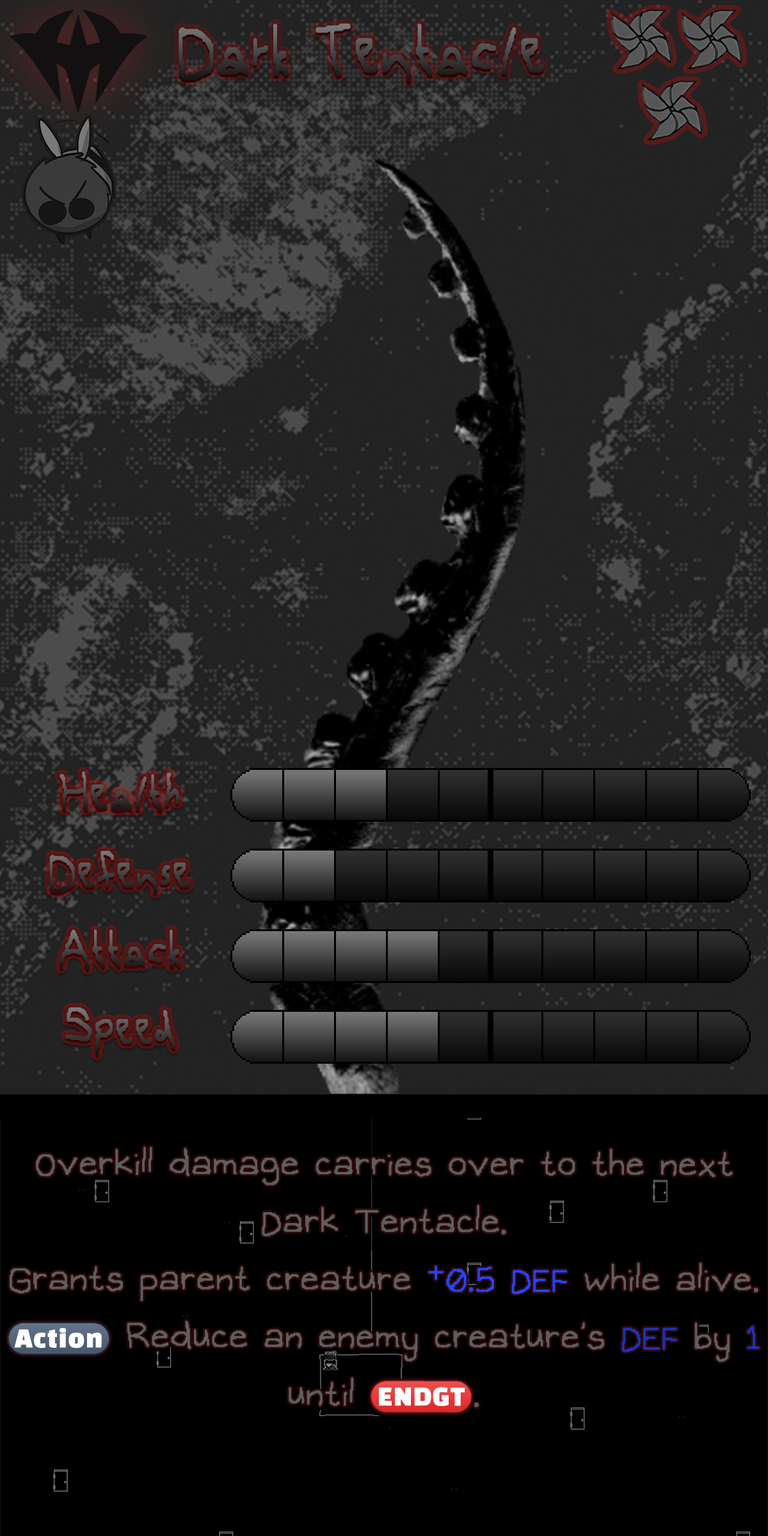
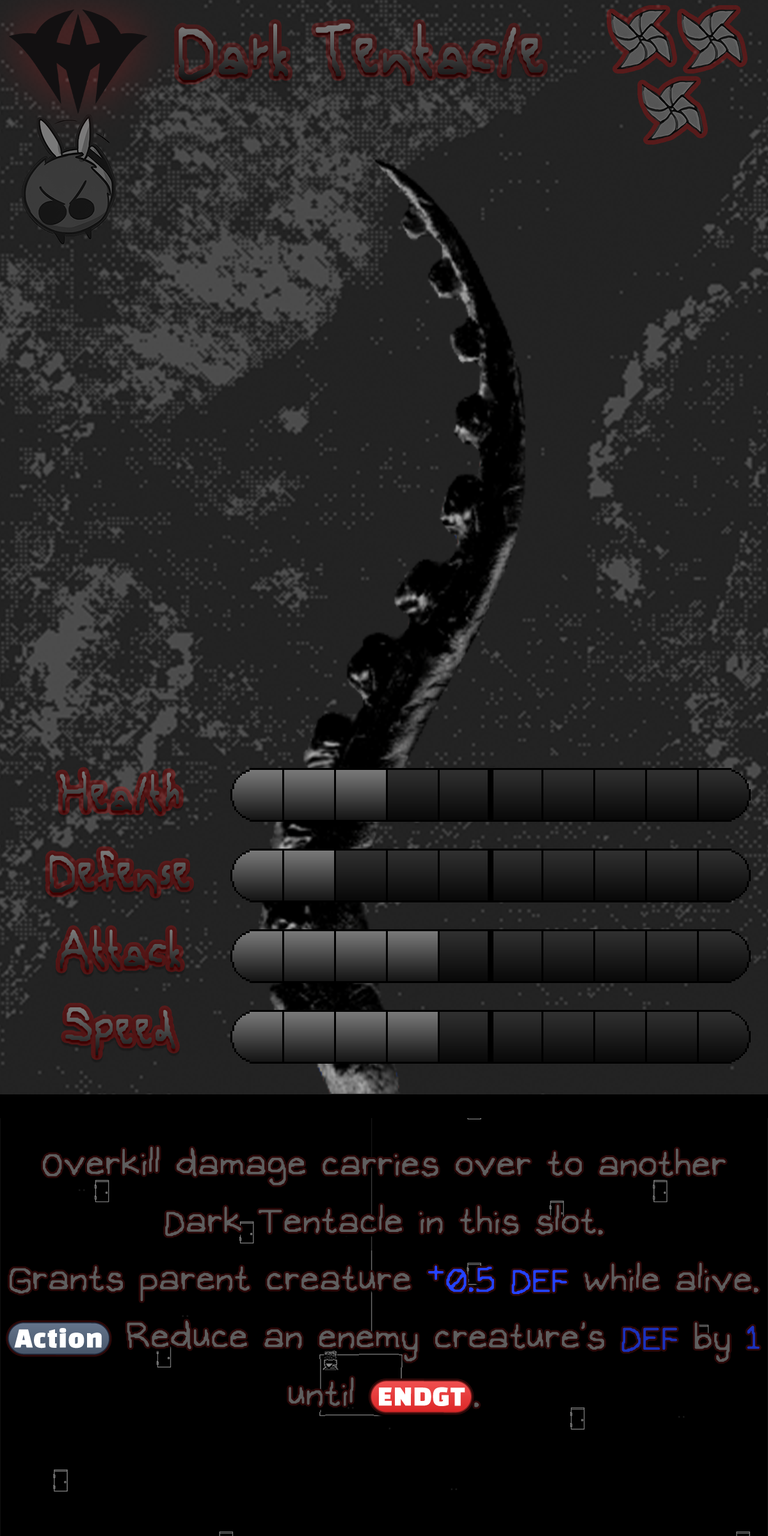
Before/after of a 768x1536 layered artwork. What changed in the layer stack:
painted on "Ability" over (35, 1146, 733, 1237)
